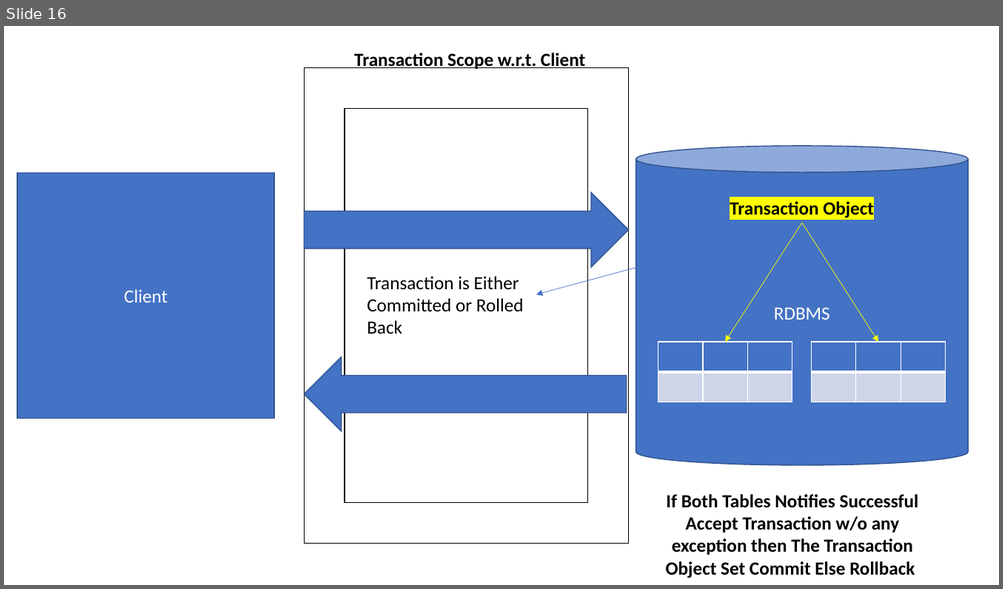
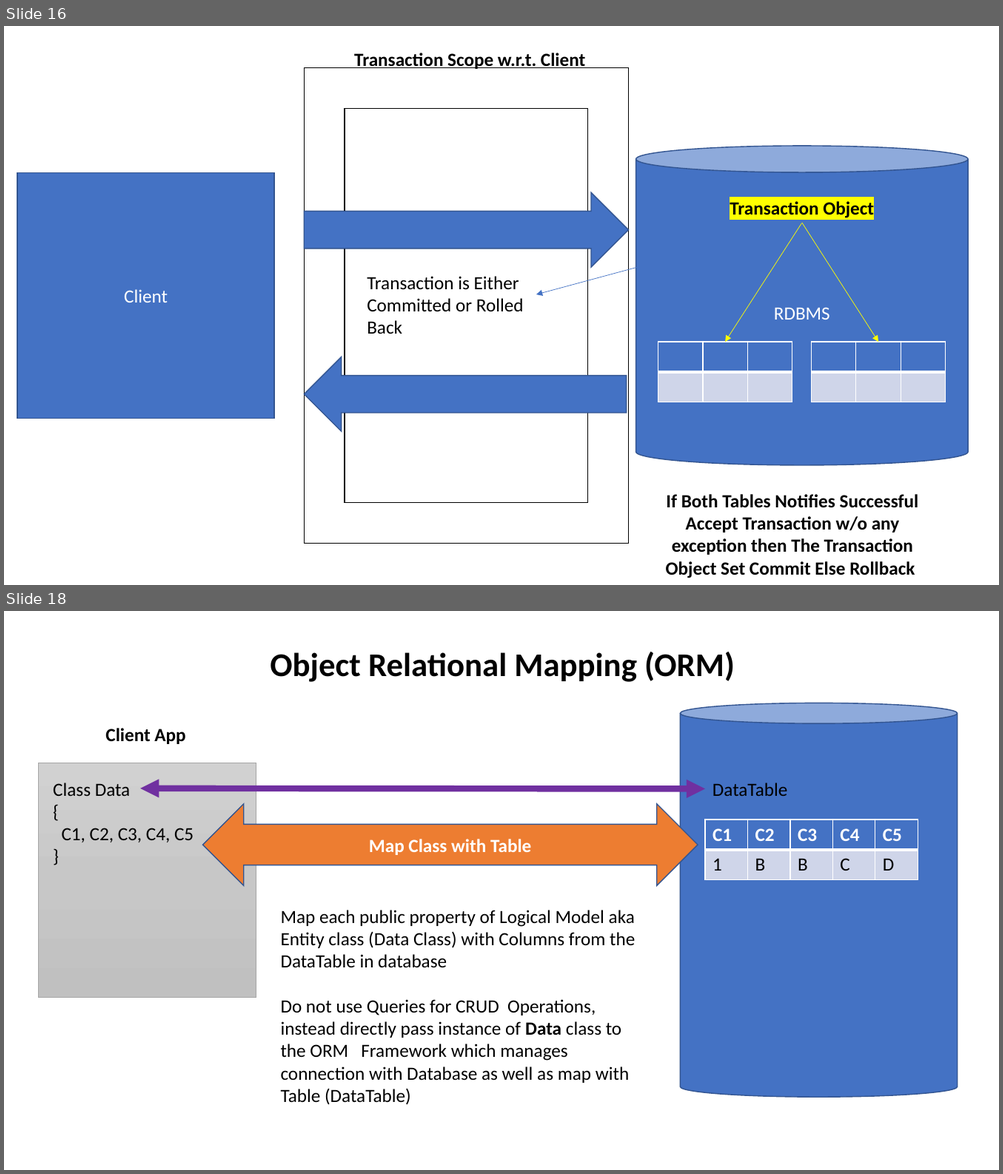
Before and after one commit to maheshsabnis/SimSept2002, a slide deck: Training_Images.pptx. Shown one above the other, each under a label of ours: slide 16 before the commit, slides 16 and 18 after it; the slides between them are not shown. The pictures are 1003x589 and 1003x1174 pixels, drawn with LibreOffice and Linux fonts; fonts in the diff are those of the drawing. Boxes give left, top, right and bottom in pixels: in the first picture for what was removed or moved away, otherwise in the second. Text is boxed around its words. In the diff, an @@ line names an element or a change of style, - is before the commit and + after.

```diff
--- a/Training_Images.pptx
+++ b/Training_Images.pptx
@@ slide 18 added at (x1=4, y1=611, x2=999, y2=1170), background #FFFFFF @@
@@ text added at (x1=270, y1=652, x2=734, y2=682), 32 pt, text #000000, bold @@
+Object Relational Mapping (ORM)
@@ cylinder added at (x1=680, y1=703, x2=957, y2=1097), fill #4472C4, outline #325491 1 pt @@
@@ text added at (x1=105, y1=728, x2=185, y2=744), 18 pt, text #000000, bold @@
+Client App
@@ rectangle added at (x1=38, y1=763, x2=256, y2=997), fill gradient #D2D2D2 to #C8C8C8 to #C0C0C0, outline #A5A5A5 0.5 pt @@
@@ text added at (x1=53, y1=783, x2=193, y2=843), 18 pt, text #000000 @@
+Class Data
+{
+C1, C2, C3, C4, C5
+}
@@ text added at (x1=712, y1=783, x2=787, y2=796), 18 pt, text #000000 @@
+DataTable
@@ double arrow added from (141, 789) to (706, 789), #7030A0 6 pt @@
@@ left right arrow added at (x1=202, y1=804, x2=697, y2=886), fill #ED7D31, outline #325491 1 pt, 18 pt, text #FFFFFF, bold @@
+Map Class with Table
@@ table added at (x1=706, y1=820, x2=918, y2=880), 2 rows, 5 columns @@
+C1 | C2 | C3 | C4 | C5
+1 | B | B | C | D
@@ text added at (x1=281, y1=910, x2=634, y2=1105), 18 pt, text #000000 @@
+Map each public property of Logical Model aka Entity class (Data Class) with Columns from the DataTable in database
+Do not use Queries for CRUD Operations, instead directly pass instance of Data class to the ORM Framework which manages connection with Database as well as map with Table (DataTable)
```
Also in this commit, not shown: 1 other slide added, 17 other files.
